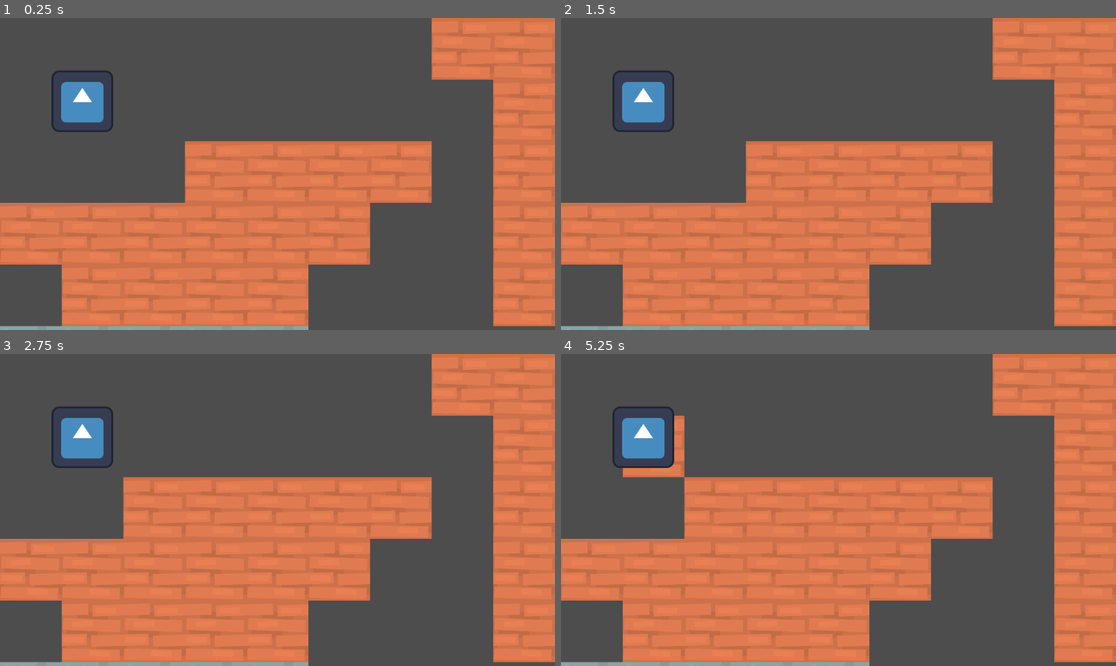
Above: before the commit, frames 1-4 (two rows, left to right).
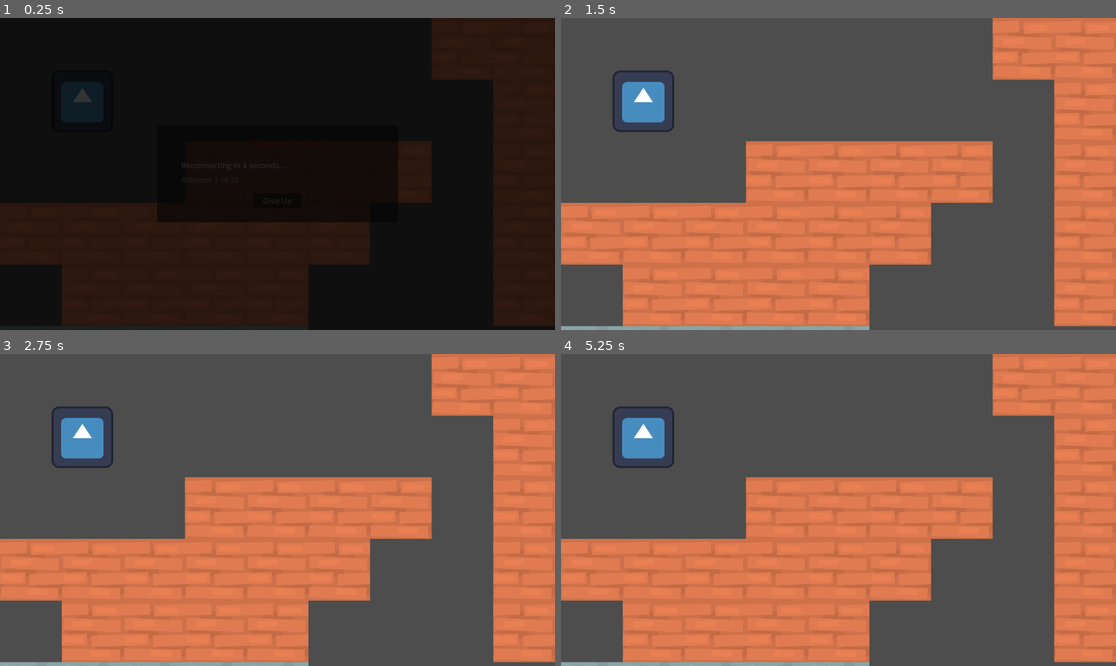
Above: after the commit, the same moments.

Repository: BoQsc/godot-multiplayerspawner-research
Game: Godot game, scene res://main_scene.tscn
The game is run twice, just before and just after one commit, with the same random seed, the same clock (stepped at 60 frames per second) and the same inputs. The engine's default icon, where the game draws it, is replaced by a stand-in: a white triangle on a blue panel in a dark square.
Inputs (mouse positions are in pixels of both pictures, inside the frame that each line leads up to):
- Up to frame 1 (0.25 s): no input
- Up to frame 2 (1.5 s): click (838, 202) at 0.5 s, where only the run after the commit has a clickable "Give Up"; tap Enter (ui_accept) at 1.25 s; move the mouse to (960, 158) at 1.27 s; hold Right (ui_right) from 1.28 s (still down); tap H at 1.35 s; click (960, 158) at 1.42 s
- Up to frame 3 (2.75 s): tap Enter (ui_accept) at 1.52, 2 s; release Right (ui_right) at 2 s; drag from (166, 525) to (249, 572) at 2.02 s
- Up to frame 4 (5.25 s): tap Enter (ui_accept) at 2.75, 3.5, 4.25, 4.52, 5 s; move the mouse to (894, 441) at 2.77 s; hold Left (ui_left) 2.78-3.5 s; tap H at 2.85, 4.35 s; drag from (810, 572) to (672, 463) at 3.52 s; move the mouse to (1005, 556) at 4.27 s; hold Right (ui_right) 4.28-5 s; drag from (672, 463) to (755, 432) at 5.02 s

The runs differ from the first frame. In frame 1, 100% of the frame differs, in the area x 0-100%, y 0-100%; in frame 2, nothing differs; in frame 3, 2.2%; in frame 4, 2.9%.
Error before the commit: Trying to assign value of type 'Node' to a variable of type 'user_identity.gd'. (res://game_manager.gd:43)

Commit message:
Update main_scene.tscn

Diff:
--- a/main_scene.tscn
+++ b/main_scene.tscn
@@ -1,10 +1,10 @@
-[gd_scene load_steps=11 format=4 uid="uid://dslh1c7rihy52"]
+[gd_scene load_steps=12 format=4 uid="uid://dslh1c7rihy52"]
 
 [ext_resource type="Texture2D" uid="uid://bxoyje2pq7nna" path="res://icon.svg" id="1_0f027"]
 [ext_resource type="Script" uid="uid://dyanuw3ckhq8o" path="res://network_manager.gd" id="1_2c62f"]
-[ext_resource type="Script" path="res://Account/register.gd" id="2_register"]
-[ext_resource type="Script" path="res://Account/login.gd" id="2_login"]
-[ext_resource type="Script" uid="uid://u0s71hohni3s" path="res://Account/user_identity.gd" id="2_client"]
+[ext_resource type="Script" uid="uid://c3am23wolfaqa" path="res://Account/user_identity.gd" id="2_client"]
+[ext_resource type="Script" uid="uid://s6h567f0i7pu" path="res://Account/login.gd" id="2_login"]
+[ext_resource type="Script" uid="uid://dnf2q8muyuek3" path="res://Account/register.gd" id="2_register"]
 [ext_resource type="Resource" path="user://world_data.tres" id="3_8mm7a"]
 [ext_resource type="Texture2D" uid="uid://bbkxfau70a8fc" path="res://kenney_voxel-pack/Spritesheets/spritesheet_tiles.png" id="3_d5x1h"]
 [ext_resource type="Script" uid="uid://plwytekgsub" path="res://world_manager.gd" id="3_world"]
